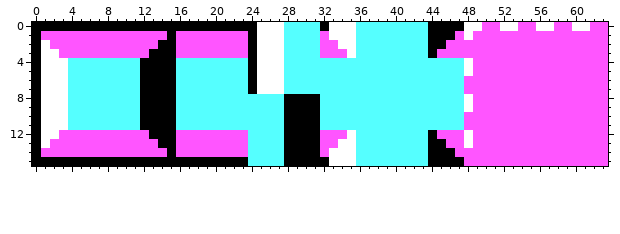
Two states of a pixel-art sprite, dev/bitmaps/tileset.png. The picture above is the old version.
The file is 64x16 pixels.
After the commit:
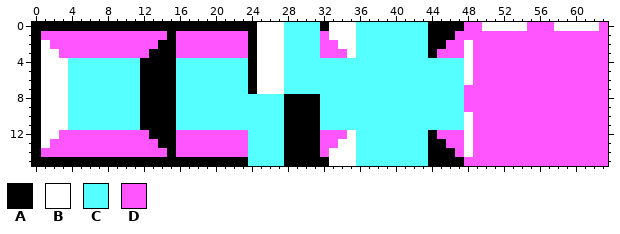
Palette (. is transparent): A #000000  B #ffffff  C #55ffff  D #ff55ff
The exact change:
Changed rows in their new state; - is an unchanged pixel.
first column x 48:
 0 DDBB--B-DDBB--B
 1 D--------------
 2 B--------------
 3 B--------------
 6 B--------------
 8 D--------------
 9 D--------------
10 B--------------
11 B--------------
14 B--------------
Boxes around the changes in both pictures, in picture pixels (x1, y1, x2, y2):
changed: (464, 22, 599, 157)
